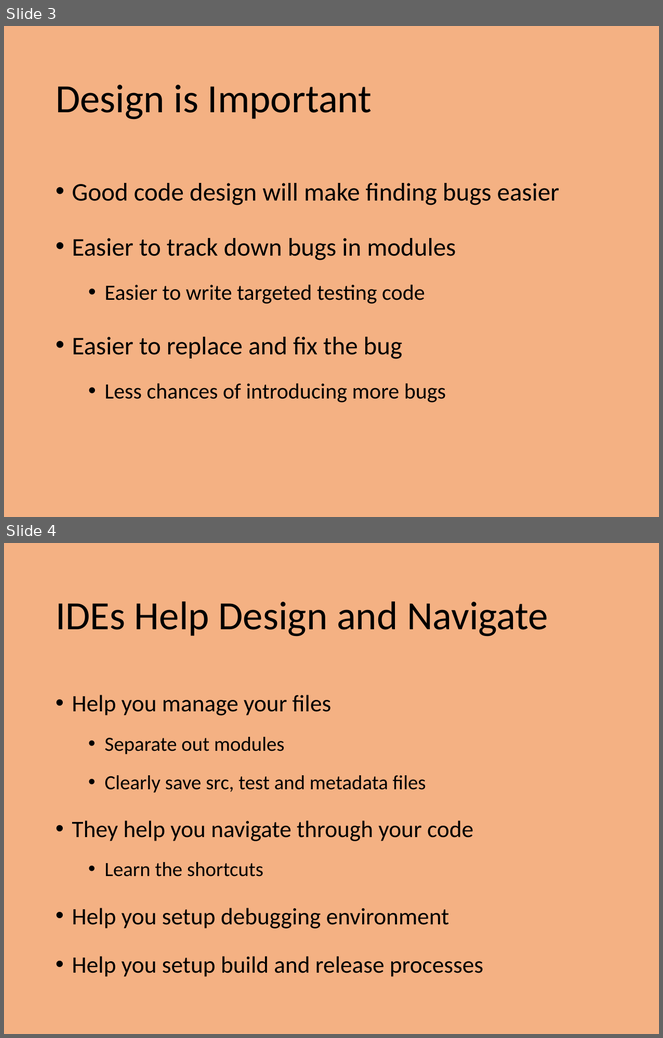
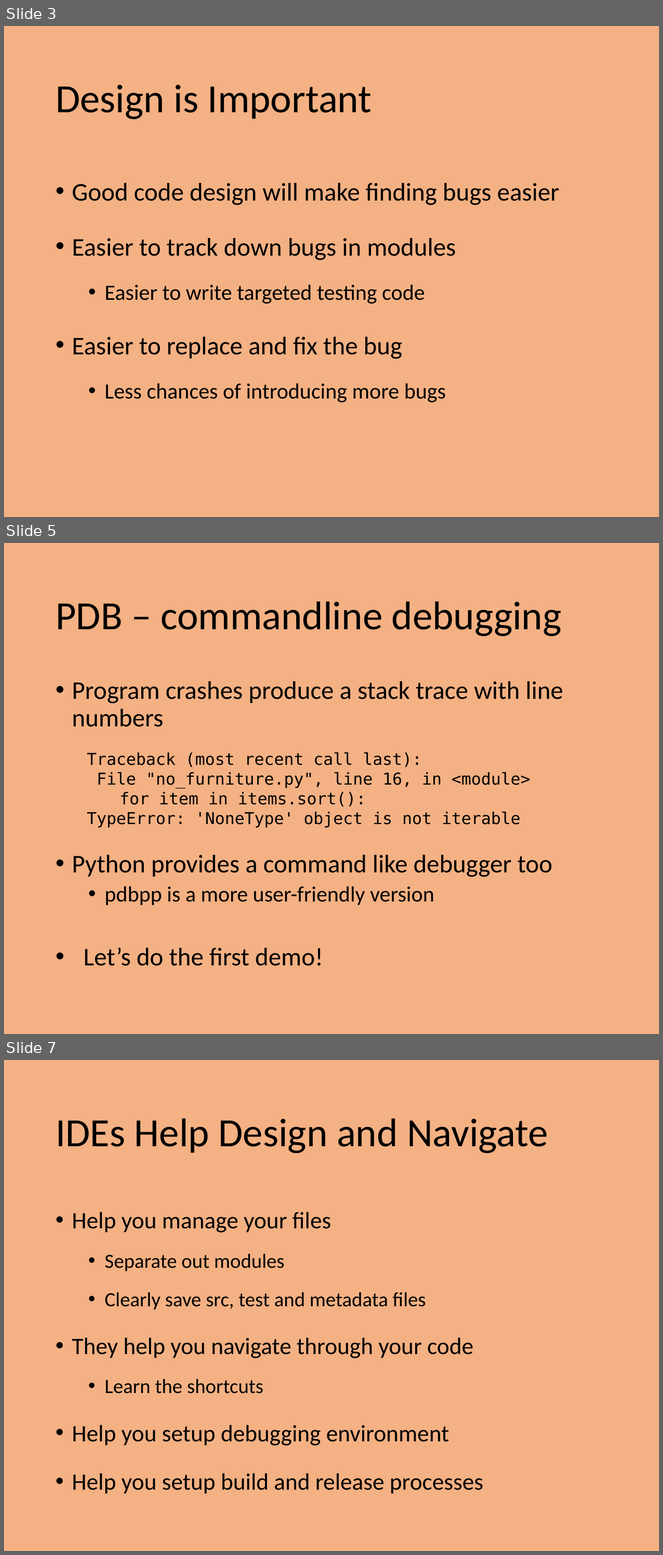
Before and after one commit to PrincetonUniversity/intro_debugging, a slide deck: 01_overview/Introduction_To_Debugging.pptx. Shown one above the other, each under a label of ours: slides 3 and 4 before the commit, slides 3, 5 and 7 after it; the slides between them are not shown. The pictures are 663x1038 and 663x1555 pixels, drawn with LibreOffice and Linux fonts; fonts in the diff are those of the drawing. Boxes give left, top, right and bottom in pixels: in the first picture for what was removed or moved away, otherwise in the second. Text is boxed around its words. In the diff, an @@ line names an element or a change of style, - is before the commit and + after.

Commit message:
Made edits to the python profile examples.

```diff
--- a/01_overview/Introduction_To_Debugging.pptx
+++ b/01_overview/Introduction_To_Debugging.pptx
@@ slide 5 added at (4,543,659,1034), background #F4B183 @@
@@ title added at (55,601,562,637), 44 pt, text #000000 @@
+PDB – commandline debugging
@@ text added at (72,681,563,966), 28 pt, text #000000 @@
+• Program crashes produce a stack trace with line numbers
+• Python provides a command like debugger too
+  • pdbpp is a more user-friendly version
+• Let’s do the first demo!
@@ text added at (87,753,531,828), 18 pt, text #000000 @@
+Traceback (most recent call last):
+File "no_furniture.py", line 16, in <module>
+for item in items.sort():
+TypeError: 'NoneType' object is not iterable
@@ what was slide 4 is now slide 7 @@
```
Also in this commit, not shown: 8 slides changed, 5 other slides added, 4 other files.
